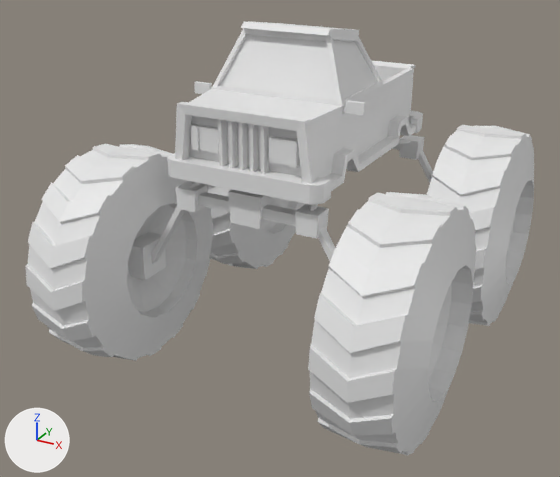
Renders of the OBJ model res/models/cars/players/monster_truck.obj from each side of a commit.
The view is the same before and after, from a 50 mm camera at (3.39, -6.83, 4.43) aimed at (-0.18, -0.35, 1.19). The axes (+X, +Y, +Z) are drawn at lower left. The lights are the same throughout. Where no turn or scale is listed for an object, it has been applied to the vertices.

Objects in the first picture: 'Monstertruck1', 'Monstertruck1.001', 'Monstertruck1.002', 'Monstertruck1.003', 'Monstertruck1.004'.
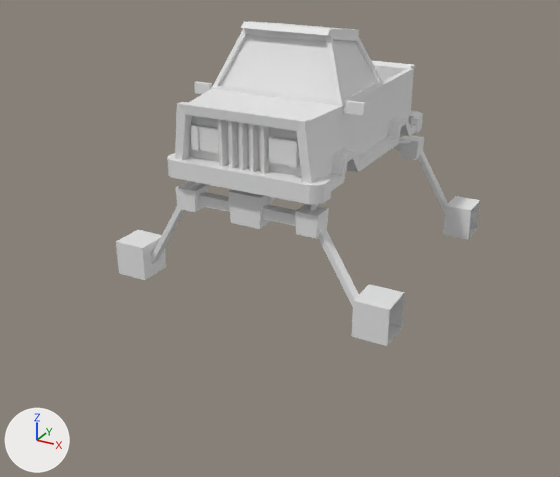
Pixel boxes [x1, y1, x2, y2] of what changed, in the pictures (560 x 477 px):
'Monstertruck1.002', deleted: before [308, 192, 476, 455]
'Monstertruck1.001', deleted: before [25, 144, 213, 361]
'Monstertruck1.003', deleted: before [427, 125, 534, 326]
'Monstertruck1.004', deleted: before [208, 185, 305, 269]

Diff of the bpy script that builds the scene:
```diff
--- a/res/models/cars/players/monster_truck.obj.py
+++ b/res/models/cars/players/monster_truck.obj.py
@@ ob_monstertruck1_001 @@
-ob_monstertruck1_001 = bpy.data.objects.new('Monstertruck1.001', me_monstertruck1_001)
-ob_monstertruck1_001.location = (0.0, 0.0, 0.0)
@@ ob_monstertruck1_002 @@
-ob_monstertruck1_002 = bpy.data.objects.new('Monstertruck1.002', me_monstertruck1_002)
-ob_monstertruck1_002.location = (0.0, 0.0, 0.0)
@@ ob_monstertruck1_003 @@
-ob_monstertruck1_003 = bpy.data.objects.new('Monstertruck1.003', me_monstertruck1_003)
-ob_monstertruck1_003.location = (0.0, 0.0, 0.0)
@@ ob_monstertruck1_004 @@
-ob_monstertruck1_004 = bpy.data.objects.new('Monstertruck1.004', me_monstertruck1_004)
-ob_monstertruck1_004.location = (0.0, 0.0, 0.0)
```
